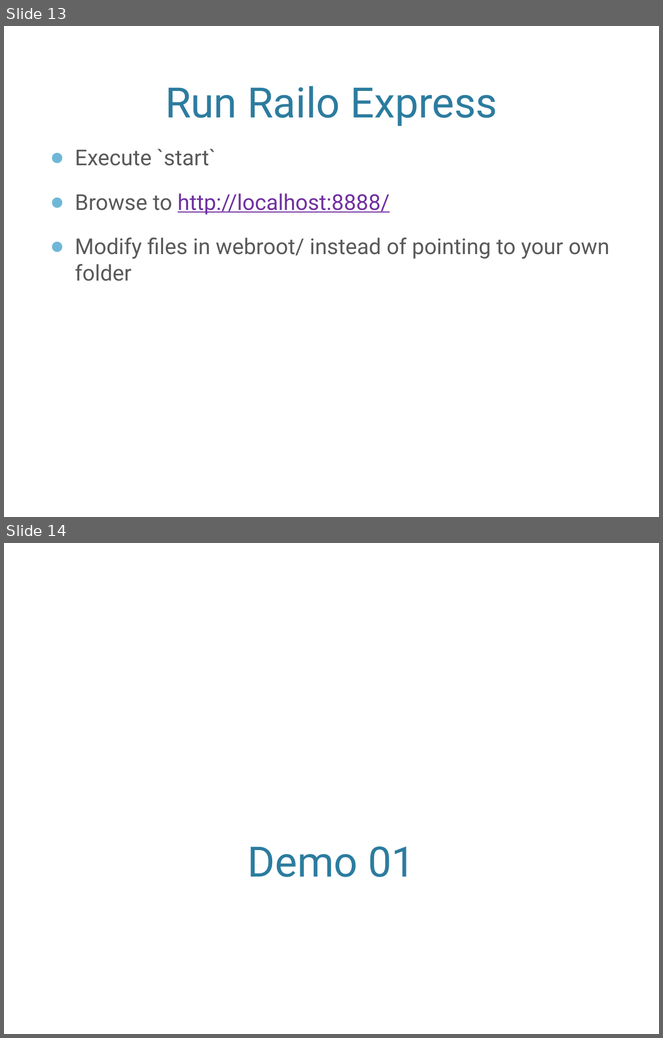
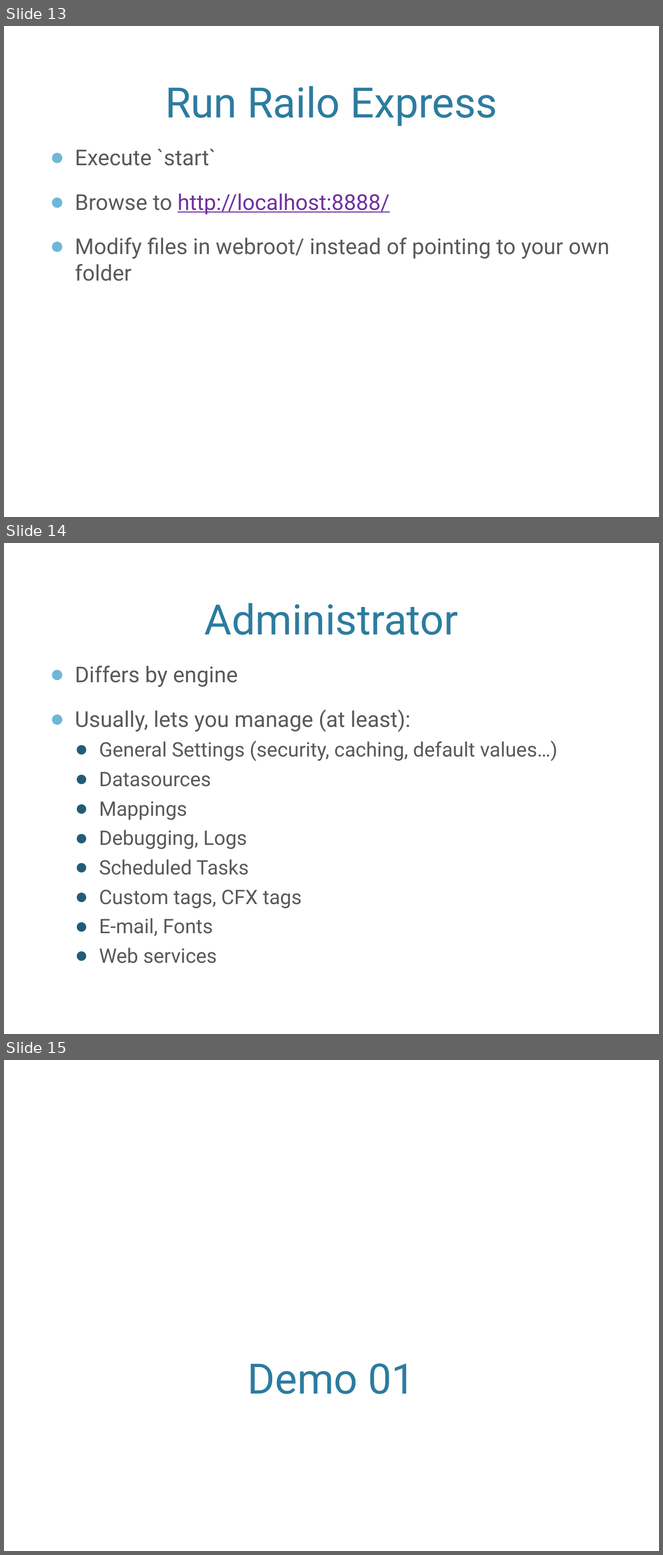
Before and after one commit to awayken/2011sdcodecamp, a slide deck: presentation.pptx. Shown one above the other, each under a label of ours: slides 13 and 14 before the commit, slides 13, 14 and 15 after it. The pictures are 663x1038 and 663x1555 pixels, drawn with LibreOffice and Linux fonts; fonts in the diff are those of the drawing; background and template pictures are left out. Boxes give left, top, right and bottom in pixels: in the first picture for what was removed or moved away, otherwise in the second. Text is boxed around its words. In the diff, an @@ line names an element or a change of style, - is before the commit and + after.

```diff
--- a/presentation.pptx
+++ b/presentation.pptx
@@ slide 14 added at (4, 543, 659, 1034), background picture (left out) @@
@@ title added at (205, 603, 458, 635), 46 pt, text #2C7C9F @@
+Administrator
@@ text added at (75, 666, 558, 964), 22 pt, text #595959 @@
+● Differs by engine
+● Usually, lets you manage (at least):
+  ● General Settings (security, caching, default values…)
+  ● Datasources
+  ● Mappings
+  ● Debugging, Logs
+  ● Scheduled Tasks
+  ● Custom tags, CFX tags
+  ● E-mail, Fonts
+  ● Web services
@@ what was slide 14 is now slide 15 @@
```
Also in this commit, not shown: 1 other slide added, 11 other files.
